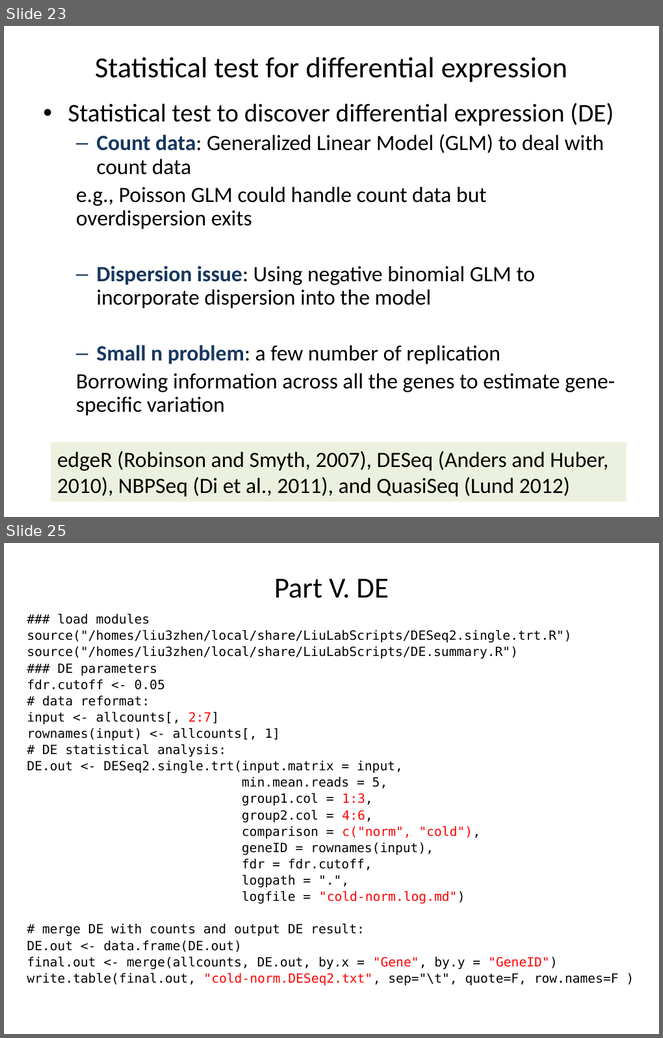
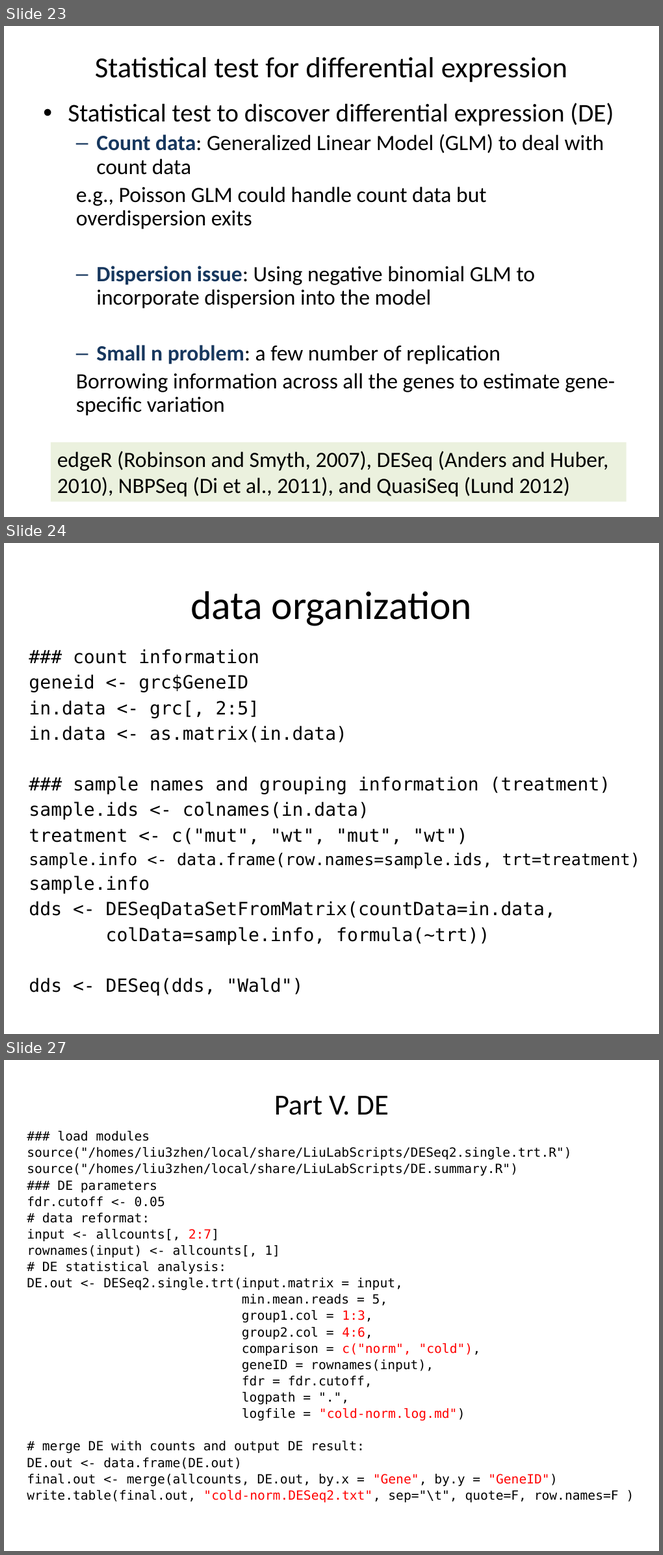
Before and after one commit to liu3zhenlab/teaching, a slide deck: PLPTH813Bioinformatis/2019/labs/in-class.project_DE.pptx. Shown one above the other, each under a label of ours: slides 23 and 25 before the commit, slides 23, 24 and 27 after it; the slides between them are not shown. The pictures are 663x1038 and 663x1555 pixels, drawn with LibreOffice and Linux fonts; fonts in the diff are those of the drawing. Boxes give left, top, right and bottom in pixels: in the first picture for what was removed or moved away, otherwise in the second. Text is boxed around its words. In the diff, an @@ line names an element or a change of style, - is before the commit and + after.

```diff
--- a/PLPTH813Bioinformatis/2019/labs/in-class.project_DE.pptx
+++ b/PLPTH813Bioinformatis/2019/labs/in-class.project_DE.pptx
@@ slide 24 added at (x1=4, y1=543, x2=659, y2=1034), background #FFFFFF @@
@@ title added at (x1=191, y1=591, x2=472, y2=626), 44 pt, text #000000 @@
+data organization
@@ text added at (x1=29, y1=649, x2=640, y2=996), 20 pt, text #000000 @@
+### count information
+geneid <- grc$GeneID
+in.data <- grc[, 2:5]
+in.data <- as.matrix(in.data)
+### sample names and grouping information (treatment)
+sample.ids <- colnames(in.data)
+treatment <- c("mut", "wt", "mut", "wt")
+sample.info <- data.frame(row.names=sample.ids, trt=treatment)
+sample.info
+dds <- DESeqDataSetFromMatrix(countData=in.data,
+colData=sample.info, formula(~trt))
+dds <- DESeq(dds, "Wald")
@@ what was slide 25 is now slide 27 @@
```
Also in this commit, not shown: 1 slide changed, 2 other slides added.
